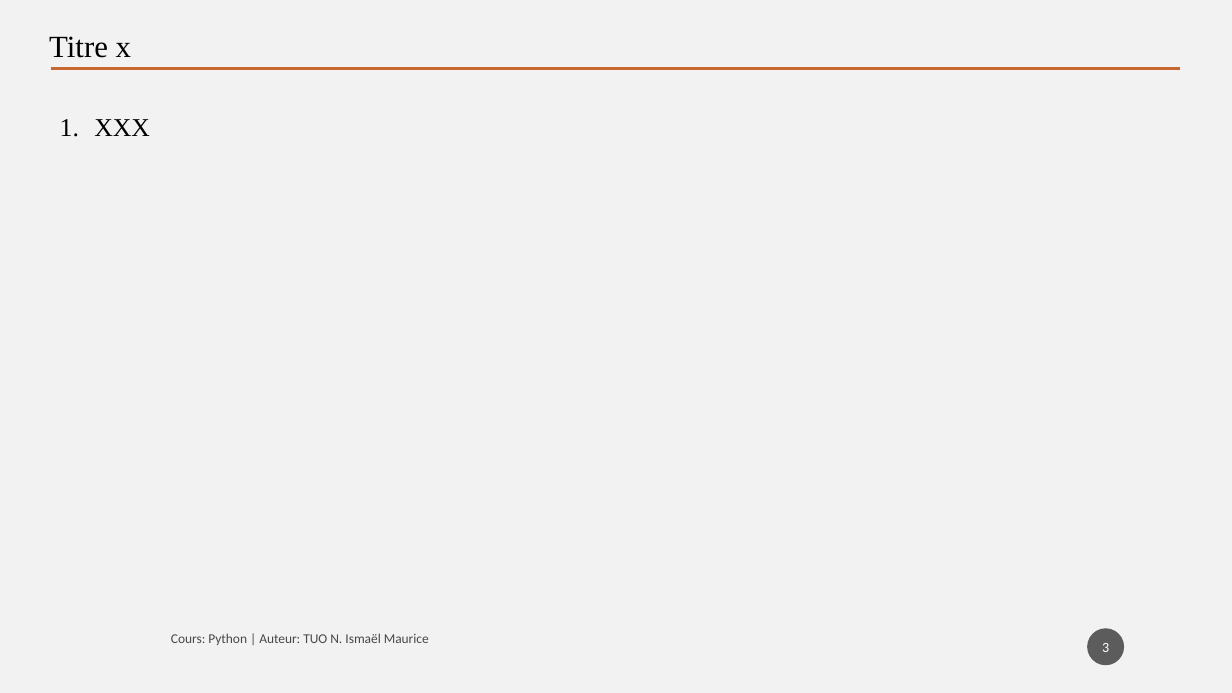
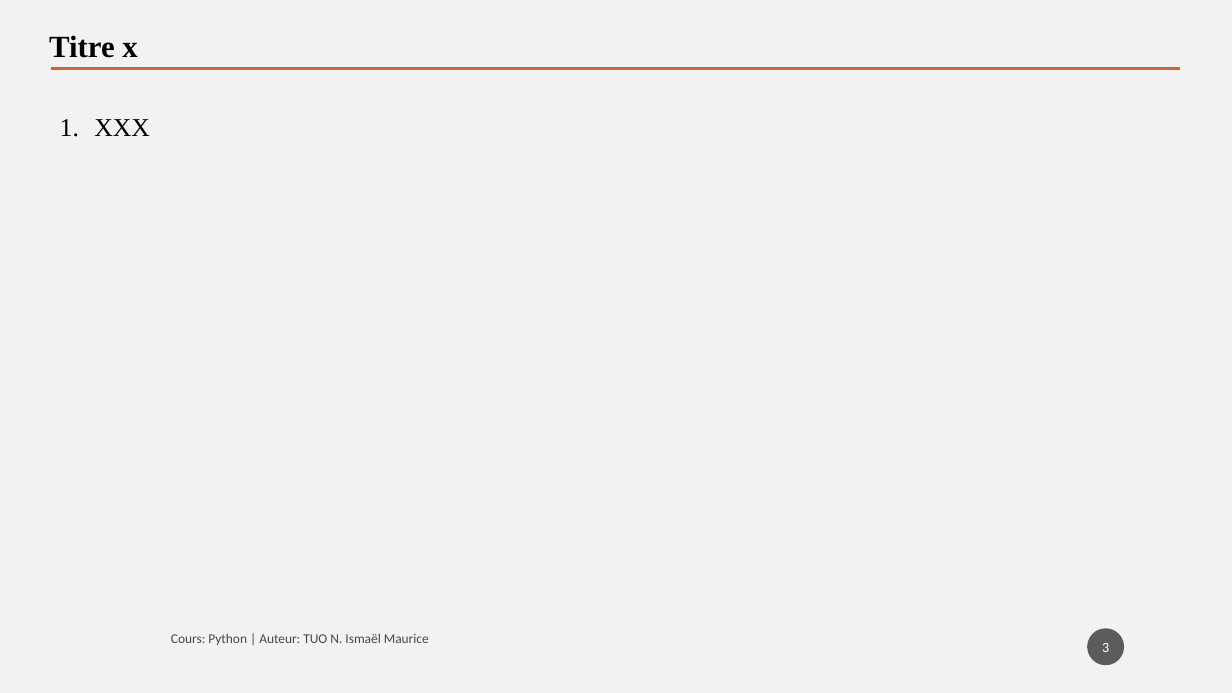
Before and after one commit to tisma95/cours-python, a slide deck: slide 3 of source/Chapitre x - x.pptx. Drawn at 1232x693 pixels with LibreOffice and Linux fonts; fonts in the diff are those of the drawing. Boxes give left, top, right and bottom in pixels: in the first picture for what was removed or moved away, otherwise in the second. Text is boxed around its words. In the diff, an @@ line names an element or a change of style, - is before the commit and + after.

```diff
--- a/source/Chapitre x - x.pptx
+++ b/source/Chapitre x - x.pptx
@@ text "Titre x" at bbox=[49, 35, 137, 58]: bold on @@
```
Also in this commit, not shown: 1 other slide changed, 2 other files.
